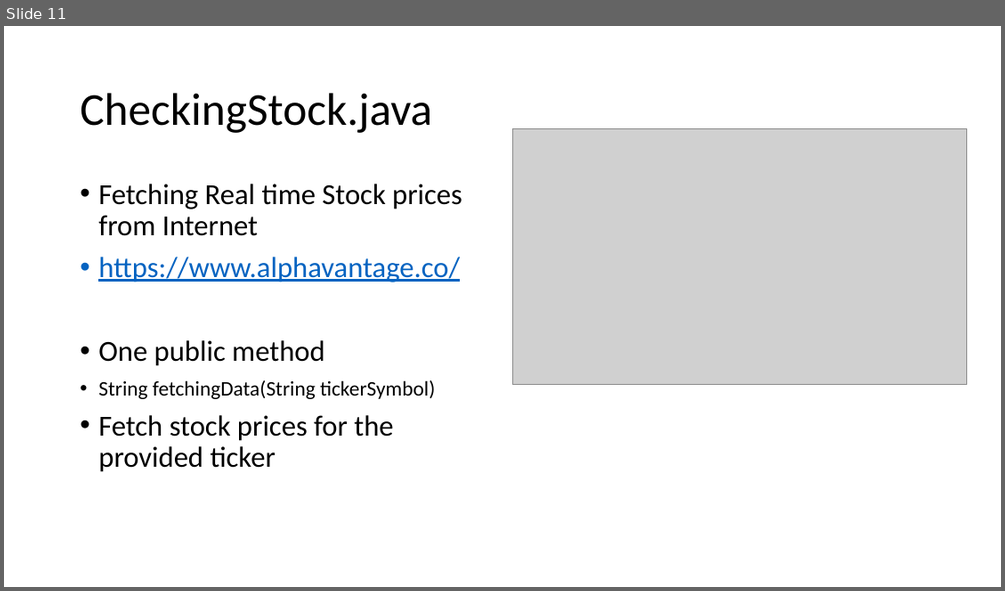
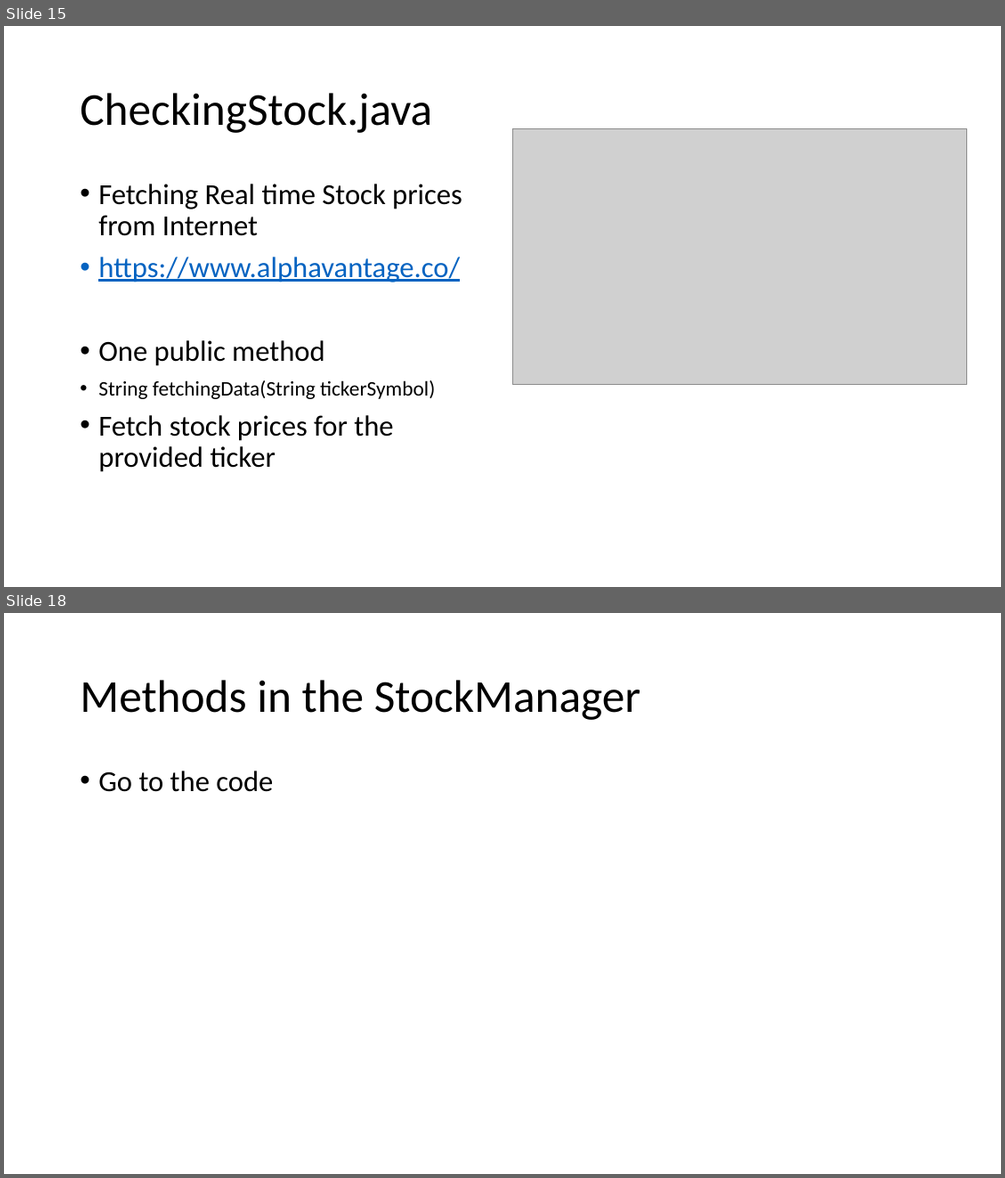
Before and after one commit to lxhq/StockExercise, a slide deck: Demo_week1.pptx. Shown one above the other, each under a label of ours: slide 11 before the commit, slides 15 and 18 after it; the slides between them are not shown. The pictures are 1005x591 and 1005x1178 pixels, drawn with LibreOffice and Linux fonts; fonts in the diff are those of the drawing; grey boxes stand for pictures. Boxes give left, top, right and bottom in pixels: in the first picture for what was removed or moved away, otherwise in the second. Text is boxed around its words. In the diff, an @@ line names an element or a change of style, - is before the commit and + after.

```diff
--- a/Demo_week1.pptx
+++ b/Demo_week1.pptx
@@ slide 18 added at (x1=4, y1=613, x2=1001, y2=1174), background #FFFFFF @@
@@ title added at (x1=80, y1=680, x2=640, y2=720), 44 pt, text #000000 @@
+Methods in the StockManager
@@ text added at (x1=98, y1=771, x2=273, y2=792), 28 pt, text #000000 @@
+• Go to the code
@@ what was slide 11 is now slide 15 @@
```
Also in this commit, not shown: 6 slides changed, 6 other slides added, 1 slide removed, 4 other files.
